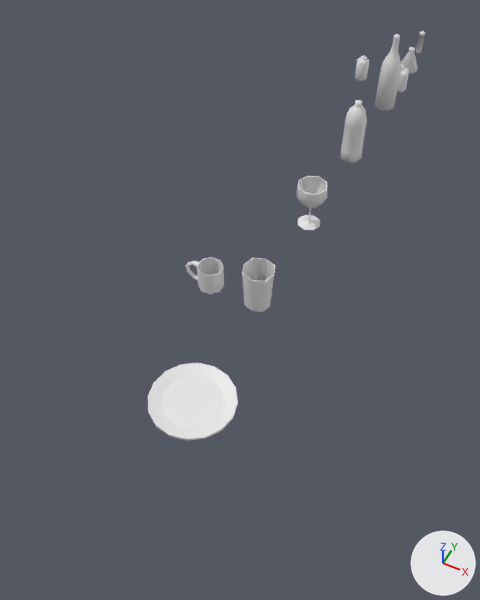
An edit to the Blender file resources/meshes/items/dishware01.blend, drawn before and after from the same camera.
The view is the same before and after, from a camera (50 mm lens) standing at (0.187, -0.524, 1.878) and looking at (-0.614, 1.077, -0.122). Lighting does not change. The marker at lower right points along +X, +Y and +Z.

Names of what the first picture shows: 'bottle01', 'bottle02', 'cup01', 'glass01', 'goblet01', 'plate01'.
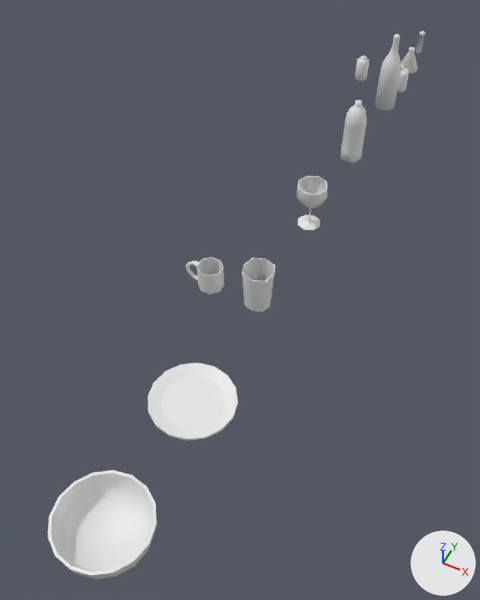
Pixel boxes (x1, y1, x2, y2) of what changed, in the pictures (480 x 600 px):
'bowl01', added
    after: (48, 470, 157, 579)

Edits to the bpy script that builds the scene:
```text
Add me_bowl01:
    me_bowl01.from_pydata(...)  # 98 vertices, 112 faces; spans x -0.151..0.151, y -0.151..0.151, z 0.0..0.099
    me_bowl01.polygons.foreach_set('use_smooth', [True] * 112)
Add ob_bowl01:
    ob_bowl01 = bpy.data.objects.new('bowl01', me_bowl01)
    ob_bowl01.location = (-0.5, 0.0, 0.0)
```
